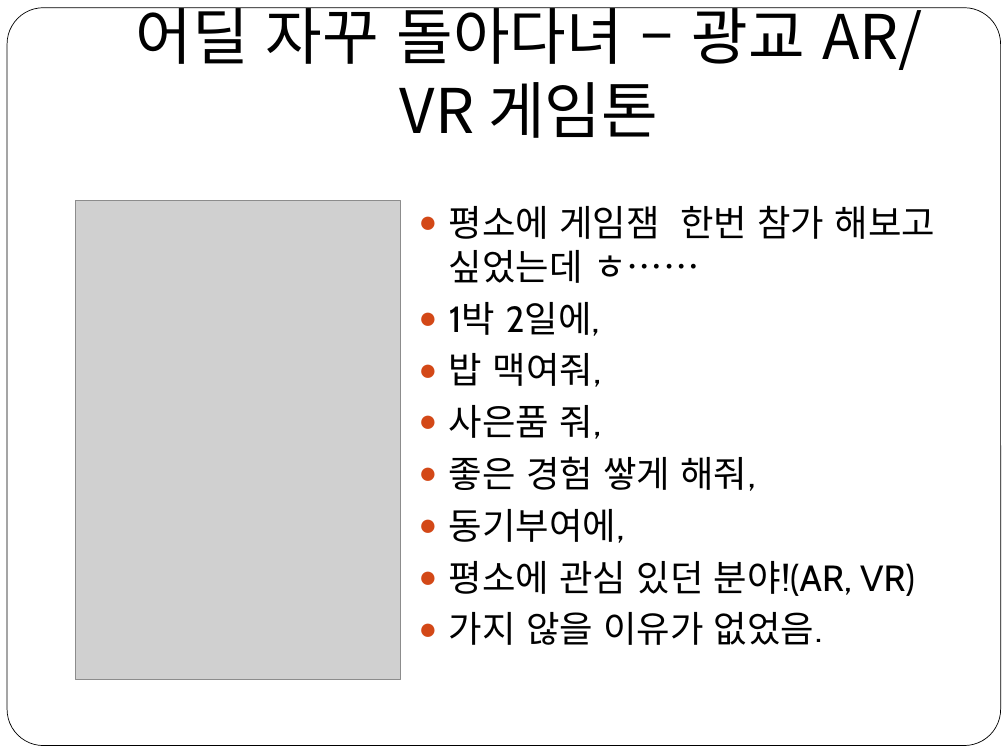
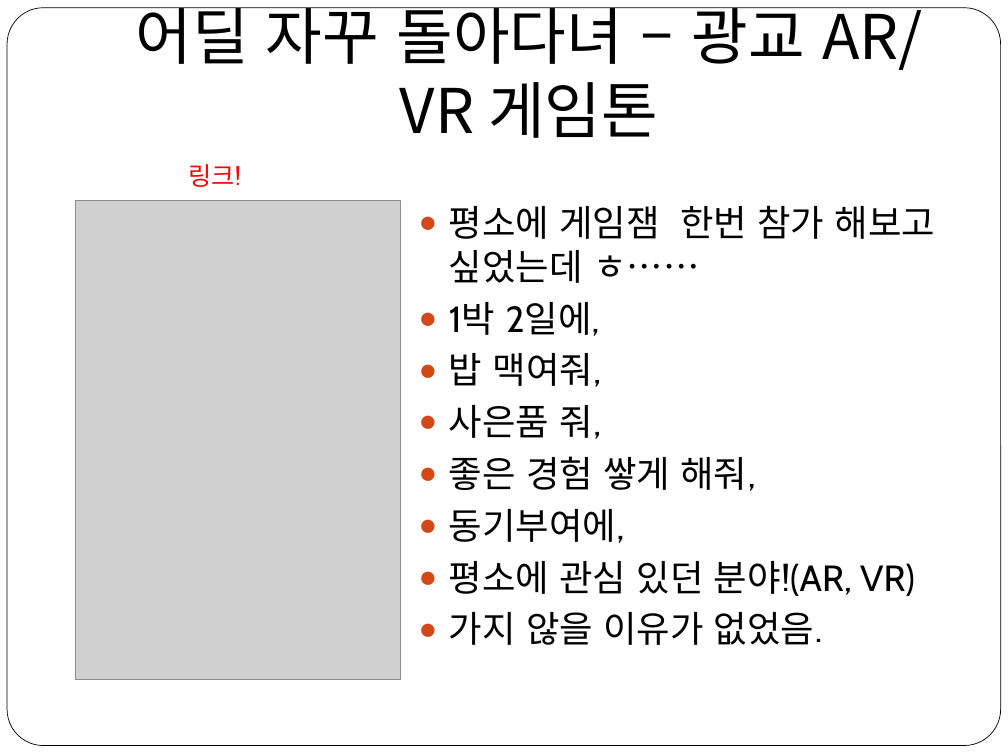
Before and after one commit to BbChip0103/Presentation_gamejam_story, a slide deck: slide 4 of PPT_File/게임잼썰.pptx. Drawn at 1008x756 pixels with LibreOffice and Linux fonts; fonts in the diff are those of the drawing; grey boxes stand for pictures. Boxes give left, top, right and bottom in pixels: in the first picture for what was removed or moved away, otherwise in the second. Text is boxed around its words. In the diff, an @@ line names an element or a change of style, - is before the commit and + after.

Commit message:
Add presentation file

```diff
--- a/PPT_File/게임잼썰.pptx
+++ b/PPT_File/게임잼썰.pptx
@@ text added at [188,164,240,187], 18 pt, text #FF0000 @@
+링크!
```
Also in this commit, not shown: 1 slide added, 2 other files.
